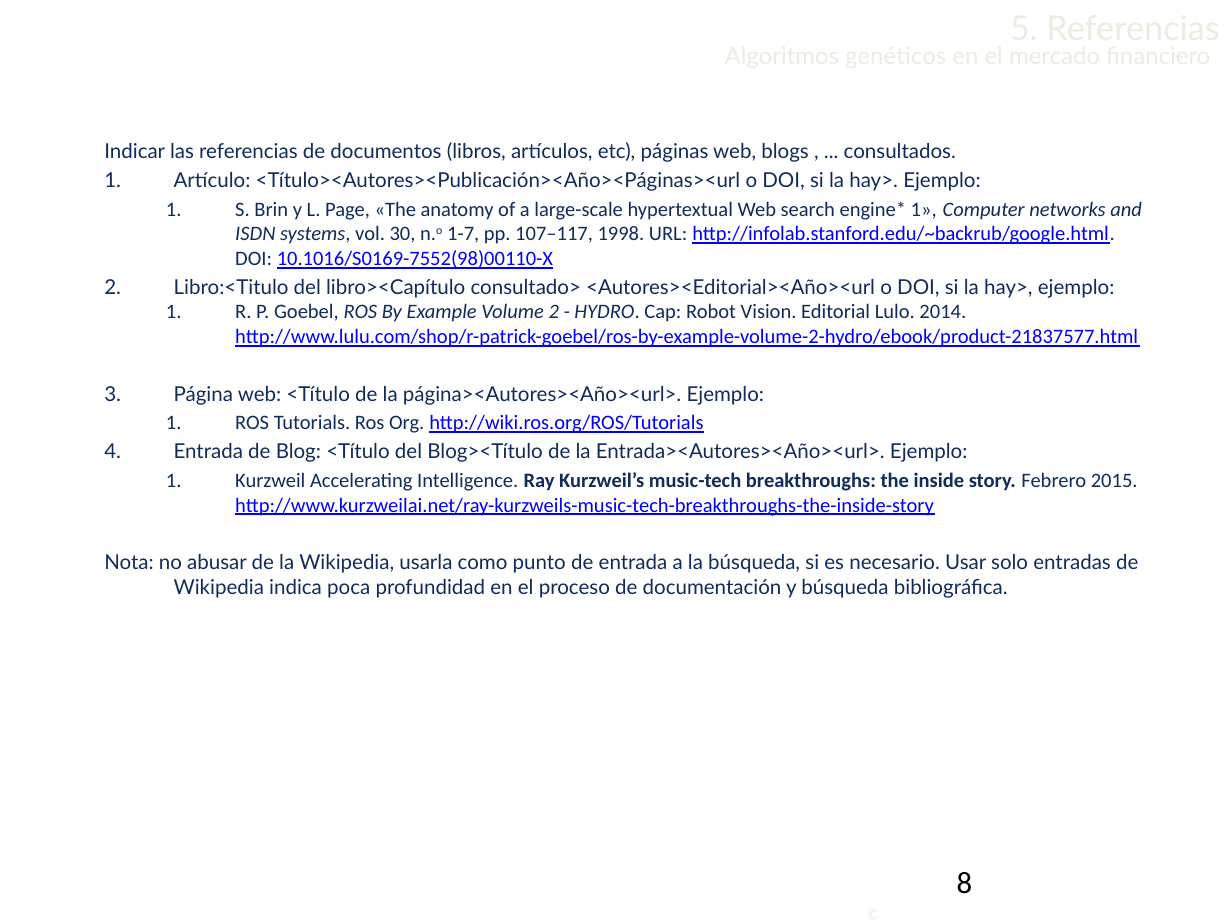
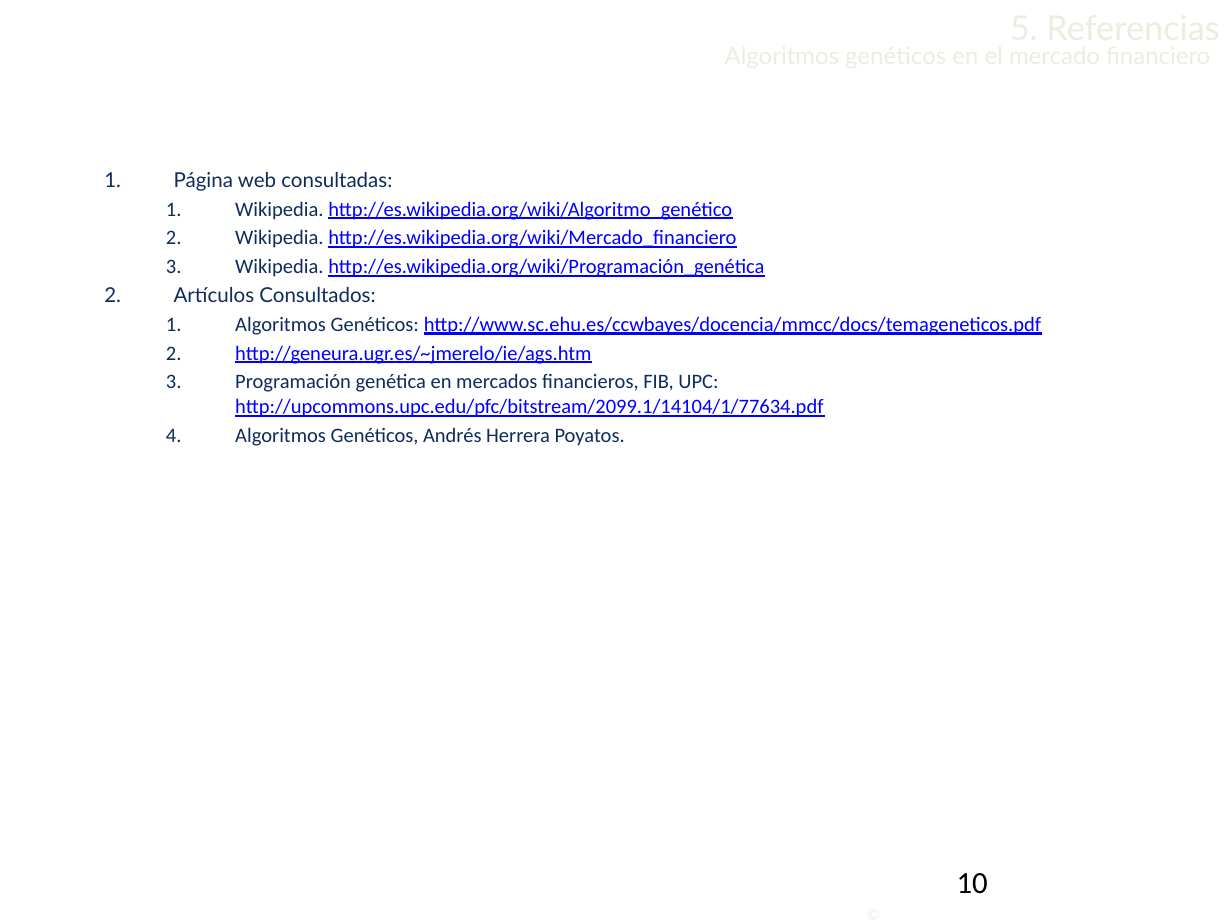
Before and after one commit to Lothar94/Inteligencia-Artificial, a slide deck: slide 10 of Practica1/PresentacionlA.pptx (slide 8 before the commit). Drawn at 1232x924 pixels with LibreOffice and Linux fonts; fonts in the diff are those of the drawing; background and template pictures are left out. Boxes give left, top, right and bottom in pixels: in the first picture for what was removed or moved away, otherwise in the second. Text is boxed around its words. In the diff, an @@ line names an element or a change of style, - is before the commit and + after.

```diff
--- a/Practica1/PresentacionlA.pptx
+++ b/Practica1/PresentacionlA.pptx
@@ text at [174, 172, 1041, 446]: text changed; text colour #0F2C5C to #0000FF @@
-Indicar las referencias de documentos (libros, artículos, etc), páginas web, blogs , ... consultados.
-1. Artículo: <Título><Autores><Publicación><Año><Páginas><url o DOI, si la hay>. Ejemplo:
-  1. S. Brin y L. Page, «The anatomy of a large-scale hypertextual Web search engine* 1», Computer networks and ISDN systems, vol. 30, n.o 1-7, pp. 107–117, 1998. URL: http://infolab.stanford.edu/~backrub/google.html. DOI: 10.1016/S0169-7552(98)00110-X
-2. Libro:<Titulo del libro><Capítulo consultado> <Autores><Editorial><Año><url o DOI, si la hay>, ejemplo:
-  1. R. P. Goebel, ROS By Example Volume 2 - HYDRO. Cap: Robot Vision. Editorial Lulo. 2014. http://www.lulu.com/shop/r-patrick-goebel/ros-by-example-volume-2-hydro/ebook/product-21837577.html
-3. Página web: <Título de la página><Autores><Año><url>. Ejemplo:
-  1. ROS Tutorials. Ros Org. http://wiki.ros.org/ROS/Tutorials
-4. Entrada de Blog: <Título del Blog><Título de la Entrada><Autores><Año><url>. Ejemplo:
-  1. Kurzweil Accelerating Intelligence. Ray Kurzweil’s music-tech breakthroughs: the inside story. Febrero 2015. http://www.kurzweilai.net/ray-kurzweils-music-tech-breakthroughs-the-inside-story
-Nota: no abusar de la Wikipedia, usarla como punto de entrada a la búsqueda, si es necesario. Usar solo entradas de Wikipedia indica poca profundidad en el proceso de documentación y búsqueda bibliográfica.
+1. Página web consultadas:
+  1. Wikipedia. http://es.wikipedia.org/wiki/Algoritmo_genético
+  2. Wikipedia. http://es.wikipedia.org/wiki/Mercado_financiero
+  3. Wikipedia. http://es.wikipedia.org/wiki/Programación_genética
+2. Artículos Consultados:
+  1. Algoritmos Genéticos: http://www.sc.ehu.es/ccwbayes/docencia/mmcc/docs/temageneticos.pdf
+  2. http://geneura.ugr.es/~jmerelo/ie/ags.htm
+  3. Programación genética en mercados financieros, FIB, UPC: http://upcommons.upc.edu/pfc/bitstream/2099.1/14104/1/77634.pdf
+  4. Algoritmos Genéticos, Andrés Herrera Poyatos.
@@ page number at [957, 873, 988, 894]: text changed @@
-8
+10
```
Also in this commit, not shown: 4 other slides changed, 2 slides added, 4 other files.
